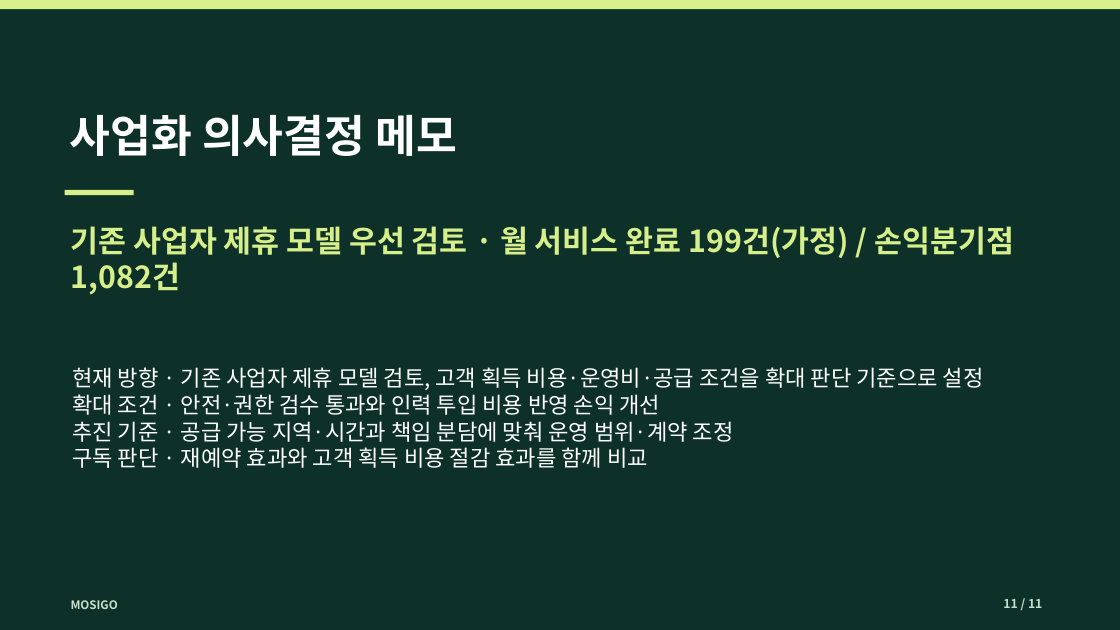
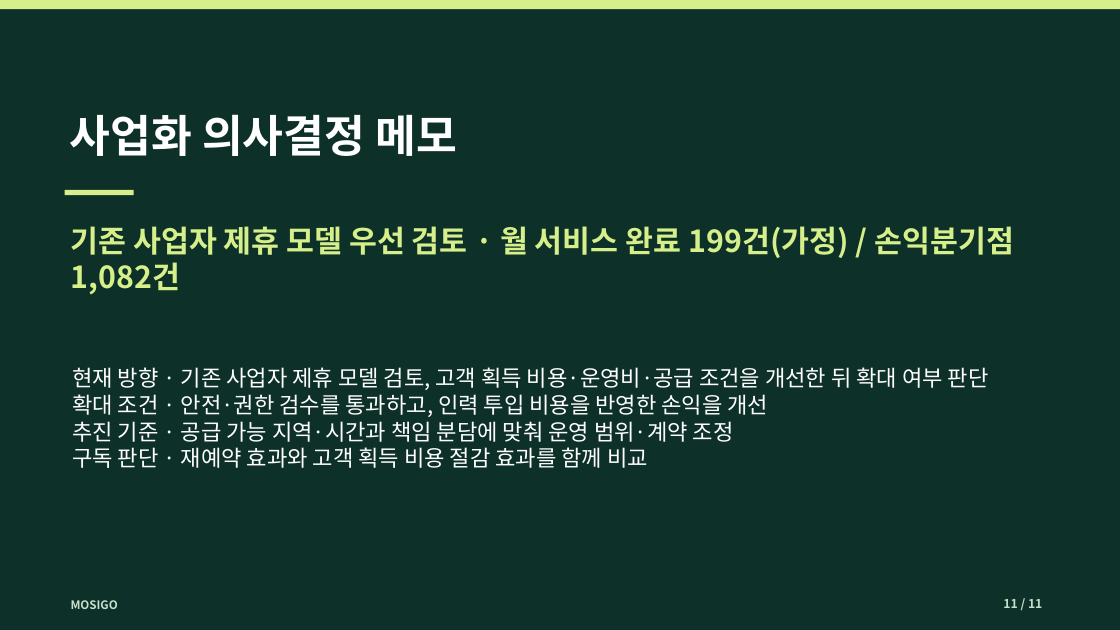
Before and after one commit to dohyunkimmm/mosigo-case-study, a slide deck: slide 11 of downloads/mosigo_report.pptx. Drawn at 1120x630 pixels with LibreOffice and Linux fonts; fonts in the diff are those of the drawing. Boxes give left, top, right and bottom in pixels: in the first picture for what was removed or moved away, otherwise in the second. Text is boxed around its words. In the diff, an @@ line names an element or a change of style, - is before the commit and + after.

```diff
--- a/downloads/mosigo_report.pptx
+++ b/downloads/mosigo_report.pptx
@@ text at bbox=[72, 367, 989, 417]: text changed @@
-현재 방향 · 기존 사업자 제휴 모델 검토, 고객 획득 비용·운영비·공급 조건을 확대 판단 기준으로 설정
-확대 조건 · 안전·권한 검수 통과와 인력 투입 비용 반영 손익 개선
+현재 방향 · 기존 사업자 제휴 모델 검토, 고객 획득 비용·운영비·공급 조건을 개선한 뒤 확대 여부 판단
+확대 조건 · 안전·권한 검수를 통과하고, 인력 투입 비용을 반영한 손익을 개선
```
Also in this commit, not shown: 6 other slides changed, 15 other files.
